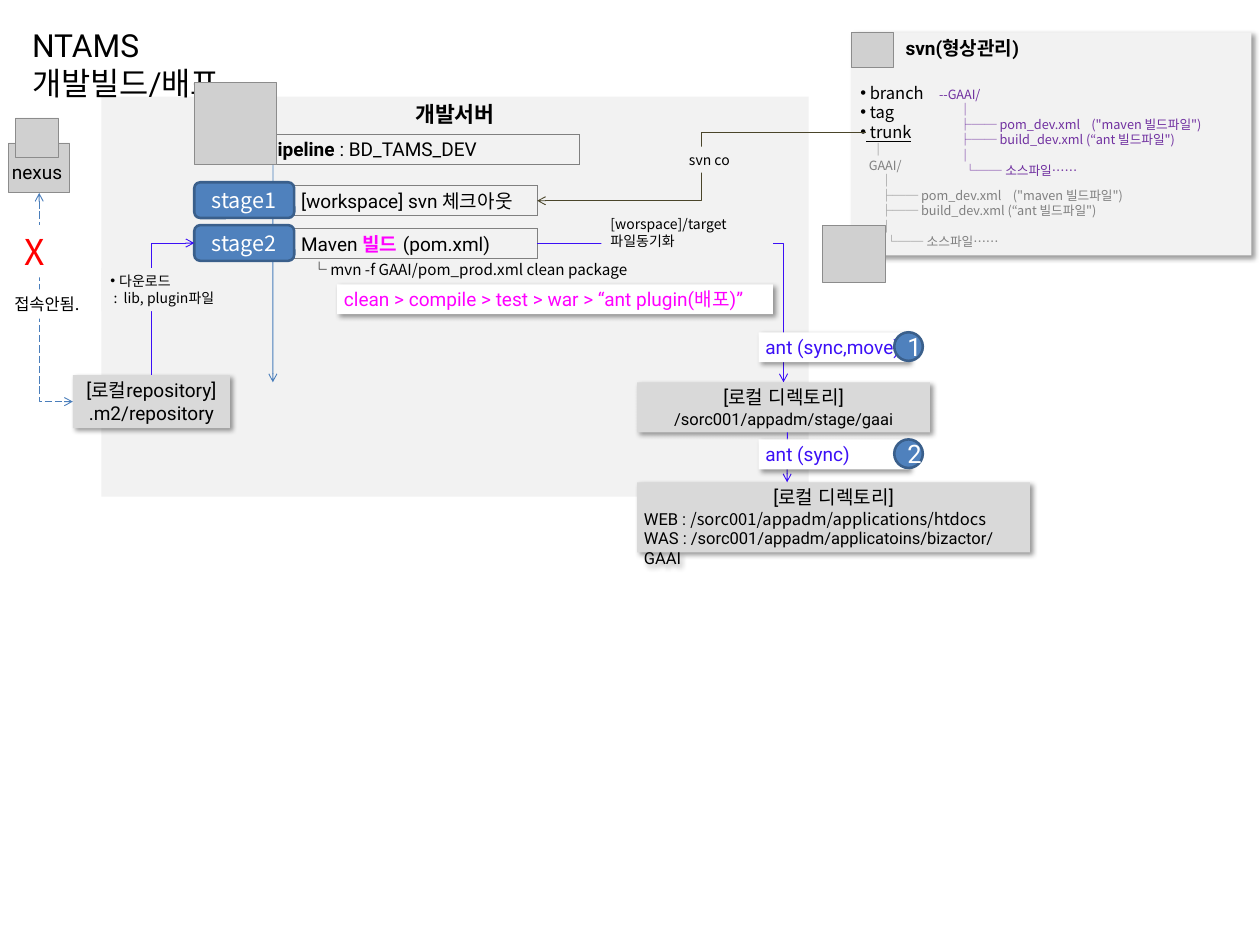
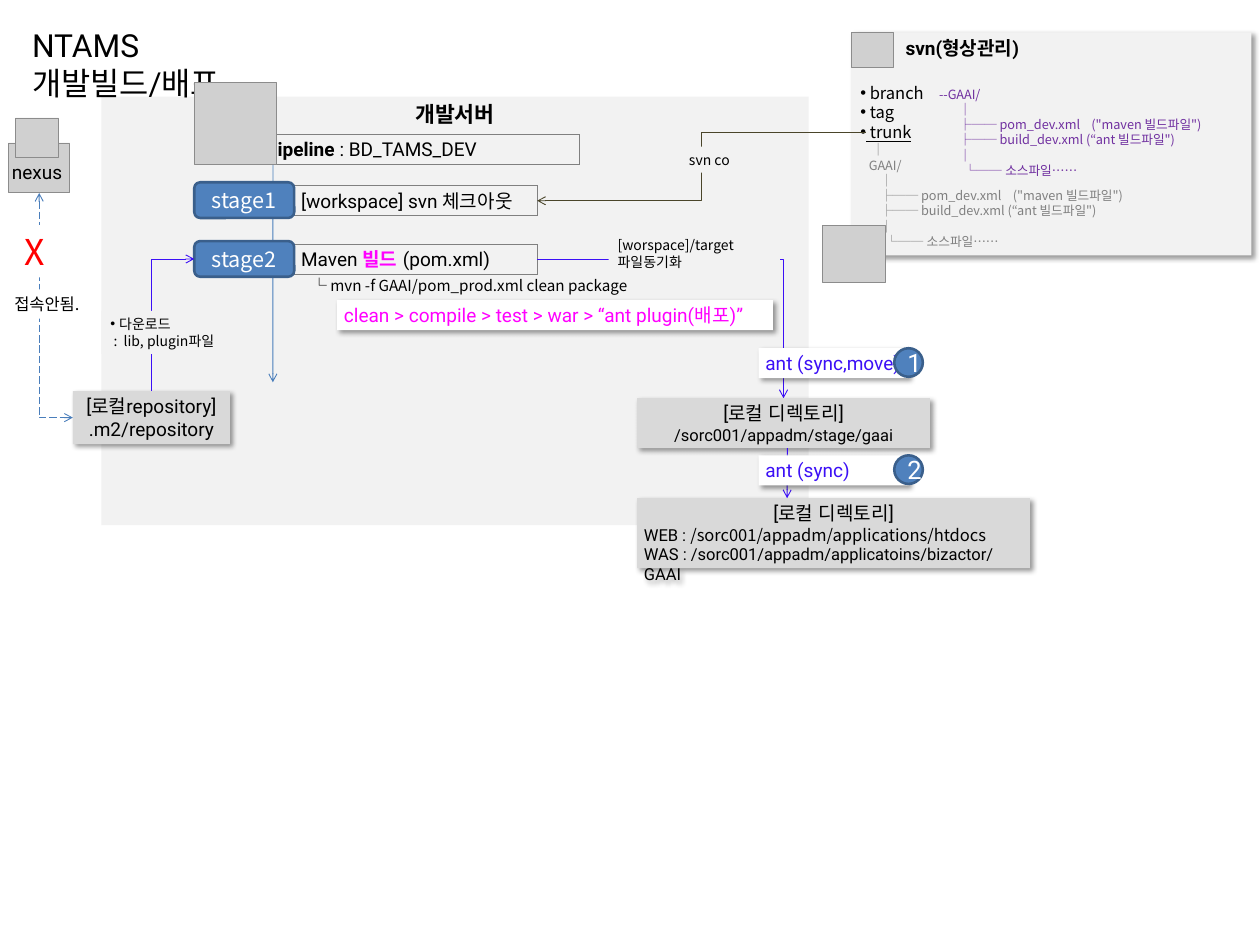
Before and after one commit to zuntong01/dk, a slide deck: slide 5 of 1. CICD/2. LG전자_NERP대응/※ [정리] NERP전자유관대응-CICD.pptx (slide 4 before the commit). Drawn at 1260x936 pixels with LibreOffice and Linux fonts; fonts in the diff are those of the drawing; grey boxes stand for pictures. Boxes give left, top, right and bottom in pixels: in the first picture for what was removed or moved away, otherwise in the second. Text is boxed around its words. In the diff, an @@ line names an element or a change of style, - is before the commit and + after.

```diff
--- a/1. CICD/2. LG전자_NERP대응/※ [정리] NERP전자유관대응-CICD.pptx
+++ b/1. CICD/2. LG전자_NERP대응/※ [정리] NERP전자유관대응-CICD.pptx
@@ rectangle "개발서버": place and size @@
-rectangle "개발서버" at bbox=[101, 97, 808, 497]
+rectangle "개발서버" at bbox=[101, 97, 808, 526]
@@ elbow double arrow moved from (39, 193) - (73, 401) to (39, 193) - (73, 418) @@
@@ text "[worspace]/target 파일동기화": place and size @@
-text "[worspace]/target 파일동기화" at bbox=[610, 218, 726, 247]
+text "[worspace]/target 파일동기화" at bbox=[618, 239, 734, 268]
@@ 7 rectangles, 2 ellipses, 2 elbow arrows, 1 text, 1 rounded rectangle, 1 arrow: place and size @@
-7 rectangles, 2 ellipses, 2 elbow arrows, 1 text, 1 rounded rectangle, 1 arrow at bbox=[73, 225, 1030, 553]
+7 rectangles, 2 ellipses, 2 elbow arrows, 1 text, 1 rounded rectangle, 1 arrow at bbox=[73, 241, 1030, 569]
@@ text "다운로드": place and size @@
-text "다운로드" at bbox=[119, 274, 214, 307]
+text "다운로드" at bbox=[119, 317, 214, 350]
```
Also in this commit, not shown: 1 other slide changed, 1 slide added, 2 other files.
